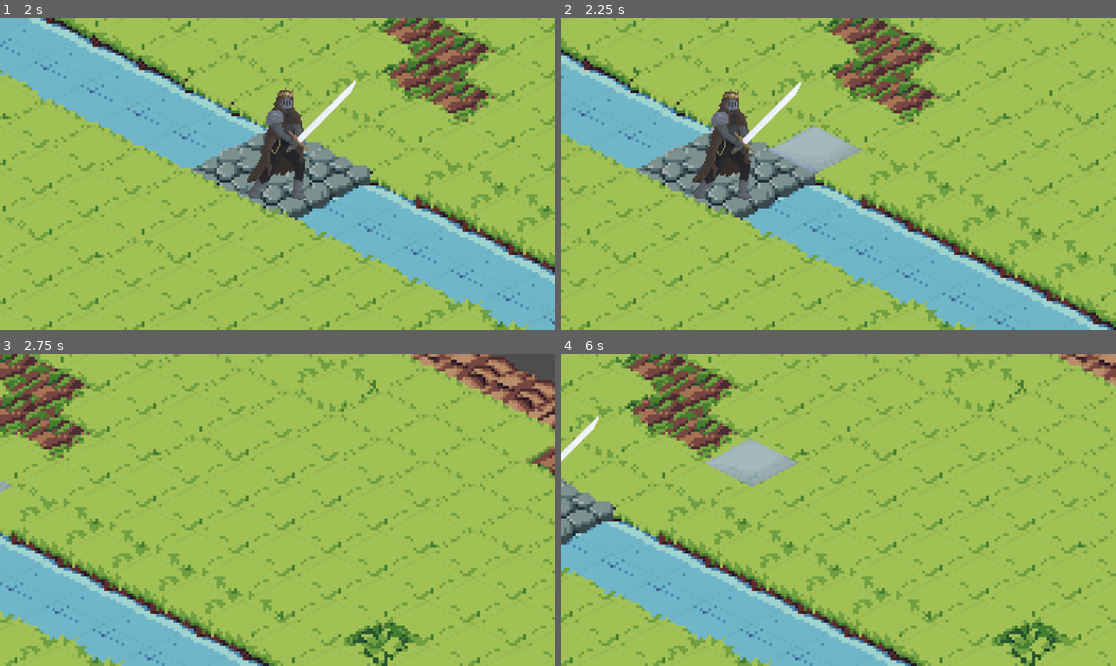
Above: before the commit, frames 1-4 (two rows, left to right).
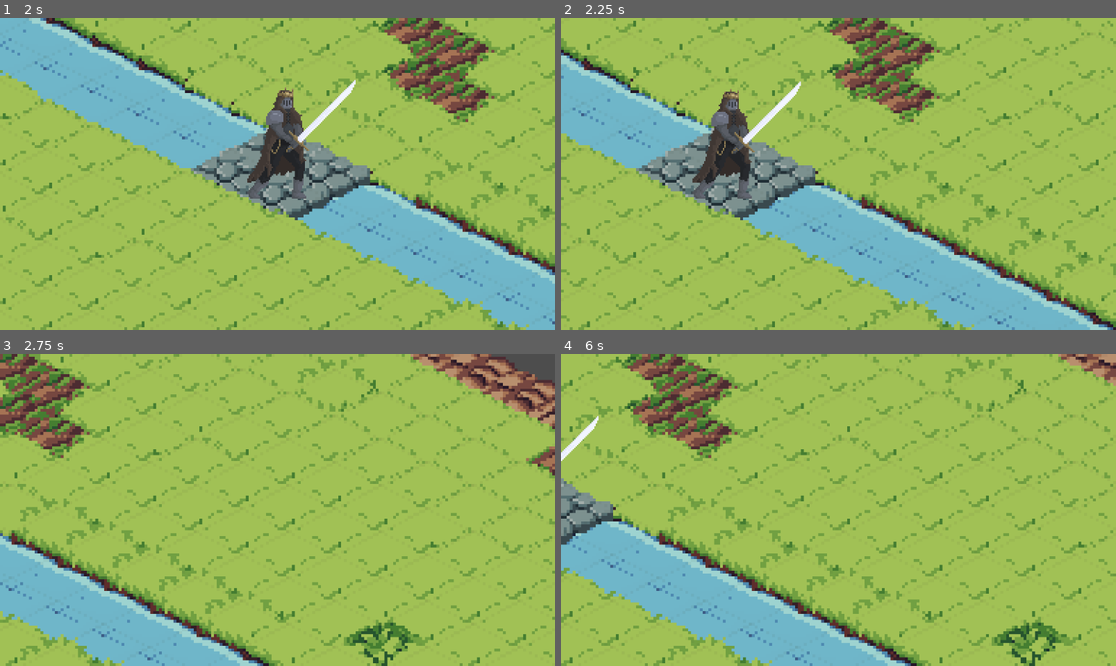
Above: after the commit, the same moments.

Repository: agh-cs-imbeciles/heralds-of-war
Game: Godot game, scene res://scenes/ui/menu/menu.tscn
The game is run twice, just before and just after one commit, with the same random seed, the same clock (stepped at 60 frames per second) and the same inputs.
Inputs (mouse positions are in pixels of both pictures, inside the frame that each line leads up to):
- Up to frame 1 (2 s): click "START GAME" at 0.5 s; click "Match 1" at 1.25 s
- Up to frame 2 (2.25 s): move the mouse to (960, 158) at 2.02 s; hold Right from 2.03 s (still down); click (960, 158) at 2.17 s
- Up to frame 3 (2.75 s): keep holding Right
- Up to frame 4 (6 s): move the mouse to (727, 525) at 2.77 s; release Right at 2.78 s; hold Down 2.78-3.53 s; click (727, 525) at 2.92 s; move the mouse to (894, 441) at 3.52 s; hold Right 3.53-4.28 s; click (894, 441) at 3.67 s; move the mouse to (810, 572) at 4.27 s; hold Up 4.28-5.03 s; click (810, 572) at 4.42 s; move the mouse to (1005, 556) at 5.02 s; hold Left from 5.03 s (still down); click (1005, 556) at 5.17 s; move the mouse to (672, 463) at 5.77 s; click (672, 463) at 5.92 s

Frame 1 is identical in both runs. In frame 2, 1.3% of the frame differs, in the area x 37-55%, y 34-51%; in frame 3, less than 0.1%; in frame 4, 1.3%, in the area x 26-43%, y 26-43%.

Commit message:
Refactor: Introduce signals

Diff:
--- a/src/board/board.gd
+++ b/src/board/board.gd
@@ -6,12 +6,17 @@
 var swordsman: Unit
 var path_finder: AStar2D = AStar2D.new()
 
+@onready var input_manager: BoardInputManager = $"BoardInputManager"
+
 var swordsman_scene: PackedScene = preload("res://scenes/units/swordsman.tscn")
 
 
 func _ready() -> void:
 	load_board_cost()
 	init_path_finder()
+
+	input_manager.unit_unfocused.connect(__on_unit_unfocused)
+
 	instantiate_swordsman()
 
 
@@ -62,6 +67,11 @@
 	return swordsman
 
 
+func __on_unit_unfocused(cell_position: Vector2i, cancelled: bool) -> void:
+	if not cancelled and swordsman.can_move(cell_position):
+		swordsman.move(cell_position)
+
+
 func get_cell_cost(map_index: Vector2i) -> int:
 	var atlas_coords = get_cell_atlas_coords(map_index)
 	var coord_key = "%s,%s" % [atlas_coords.x, atlas_coords.y]
@@ -74,8 +84,3 @@
 		var max_axis_value_power_10 = 10**ceili(log(max_axis_value) / log(10))
 
 		return max_axis_value_power_10 * map_index.x + map_index.y
-
-
-func move_unit_if_legal(to: Vector2i) -> void:
-	if swordsman.can_move(to):
-		swordsman.move(to)
--- a/src/board/board_input_manager.gd
+++ b/src/board/board_input_manager.gd
@@ -1,64 +1,89 @@
 class_name BoardInputManager extends Node
 
+signal unit_focused(cell_position: Vector2i, moves: Array[Vector2i])
+signal unit_unfocused(cell_position: Vector2i, cancelled: bool)
+signal mouse_entered_cell(cell_position: Vector2i)
+signal mouse_left_board
+
 @onready var board: Board = $".."
-@onready var board_ui: BoardUi = $"../../Ui/BoardUi"
 
-var is_tile_focused: bool = false
+var is_unit_focused: bool = false
+var mouse_entered_cell_position: Vector2i = Vector2i(-1, -1)
 
 
 func _input(event: InputEvent) -> void:
 	if event is InputEventMouseMotion:
-		var mouse_map_position = __get_mouse_map_position()
-
-		if board.get_used_rect().has_point(mouse_map_position):
-			hover_cell(mouse_map_position)
-		else:
-			board_ui.hover_tile.hide()
-
+		__handle_mouse_motion()
 	if event is InputEventMouseButton and event.is_pressed():
-		var mouse_map_position = __get_mouse_map_position()
-
-		if event.button_index == MOUSE_BUTTON_LEFT:
-			if mouse_map_position == board.swordsman.map_position:
-				if not is_tile_focused:
-					on_focus_cell(mouse_map_position)
-			else:
-				if is_tile_focused:
-					on_unfocus_cell(mouse_map_position, true)
-		elif event.button_index == MOUSE_BUTTON_RIGHT:
-			if is_tile_focused:
-				on_unfocus_cell(mouse_map_position, false)
+		__handle_mouse_button_pressed(event)
 
 
 func __get_mouse_map_position() -> Vector2i:
-	var mouse_position = board.get_global_mouse_position()
-	var map_position = board.local_to_map(mouse_position)
+	var mouse_position := board.get_global_mouse_position()
+	var map_position := board.local_to_map(mouse_position)
 	return map_position
 
 
-func on_focus_cell(map_index: Vector2i) -> void:
-	focus_cell(map_index)
-	var moves = board.swordsman.get_legal_moves(map_index)
-	board_ui.render_movable_cells(moves)
+func __handle_mouse_motion() -> void:
+	var mouse_map_position := __get_mouse_map_position()
+
+	if board.get_used_rect().has_point(mouse_map_position):
+		if mouse_map_position != mouse_entered_cell_position:
+			return
+		__on_mouse_entered_cell(mouse_map_position)
+	else:
+		__on_mouse_left_board()
 
 
-func focus_cell(map_index: Vector2i) -> void:
-	board_ui.focus_cell(map_index)
-	is_tile_focused = true
+func __on_mouse_entered_cell(mouse_map_position: Vector2i) -> void:
+	mouse_entered_cell_position = mouse_map_position
+	mouse_entered_cell.emit(mouse_entered_cell_position)
 
 
-func on_unfocus_cell(map_index: Vector2i, move: bool = false) -> void:
-	if move:
-		board.move_unit_if_legal(map_index)
-
-	board_ui.unrender_movable_tiles()
-	unfocus_cell()
+func __on_mouse_left_board() -> void:
+	mouse_entered_cell_position = Vector2i(-1, -1)
+	mouse_left_board.emit()
 
 
-func unfocus_cell() -> void:
-	board_ui.unfocus_cell()
-	is_tile_focused = false
+func __handle_mouse_button_pressed(event: InputEvent) -> void:
+	var mouse_map_position = __get_mouse_map_position()
+
+	if event.button_index == MOUSE_BUTTON_LEFT:
+		__on_left_mouse_button_pressed(mouse_map_position)
+	elif event.button_index == MOUSE_BUTTON_RIGHT:
+		__on_right_mouse_button_pressed(mouse_map_position)
 
 
-func hover_cell(map_index: Vector2i) -> void:
-	board_ui.hover_cell(map_index)
+func __on_unit_focused(mouse_map_position: Vector2i) -> void:
+	is_unit_focused = true
+	var moves := board.swordsman.get_legal_moves(mouse_map_position)
+	unit_focused.emit(board.swordsman.map_position, moves)
+
+
+func __on_unit_unfocused(mouse_map_position: Vector2i, cancelled: bool) -> void:
+	is_unit_focused = false
+	unit_unfocused.emit(mouse_map_position, cancelled)
+
+
+func __on_left_mouse_button_pressed(mouse_map_position: Vector2i) -> void:
+	var is_unit_cell_pressed \
+		:= mouse_map_position == board.swordsman.map_position
+	var has_unit_been_focused := is_unit_cell_pressed and not is_unit_focused
+
+	if has_unit_been_focused:
+		__on_unit_focused(mouse_map_position)
+		return
+	if not is_unit_focused:
+		return
+
+	var cancelled: bool
+	if is_unit_cell_pressed:
+		cancelled = true
+	else:
+		cancelled = false
+	__on_unit_unfocused(mouse_map_position, cancelled)
+
+
+func __on_right_mouse_button_pressed(mouse_map_position: Vector2i) -> void:
+	var cancelled := true
+	__on_unit_unfocused(mouse_map_position, cancelled)
--- a/src/ui/board/board_ui.gd
+++ b/src/ui/board/board_ui.gd
@@ -8,14 +8,44 @@
 	"res://scenes/board/highlight-tile.tscn"
 )
 
-var hover_tile: Sprite2D
-var focus_tile: Sprite2D
-var movable_tiles: Array[Sprite2D] = []
+var __hover_tile: Sprite2D
+var __focus_tile: Sprite2D
+var __movable_tiles: Array[Sprite2D] = []
 
 
 func _ready() -> void:
+	board.ready.connect(__on_board_ready)
+
 	__instantiate_highlight_tile(HighlightTile.HOVER)
 	__instantiate_highlight_tile(HighlightTile.FOCUS)
+
+
+func __on_board_ready() -> void:
+	board.input_manager.unit_focused.connect(__on_unit_focused)
+	board.input_manager.unit_unfocused.connect(__on_unit_unfocused)
+	board.input_manager.mouse_entered_cell.connect(__on_mouse_entered_cell)
+	board.input_manager.mouse_left_board.connect(__on_mouse_left_board)
+
+
+func __on_mouse_entered_cell(cell_position: Vector2i) -> void:
+	render_hover(board.map_to_local(cell_position))
+
+
+func __on_mouse_left_board() -> void:
+	unrender_hover()
+
+
+func __on_unit_focused(cell_position: Vector2i, moves: Array[Vector2i]) -> void:
+	render_focus(board.map_to_local(cell_position))
+
+	var moves_local: Array[Vector2]
+	moves_local.assign(moves.map(board.map_to_local))
+	render_movable_cells(moves_local)
+
+
+func __on_unit_unfocused(_cell_position: Vector2i, _cancelled: bool) -> void:
+	unrender_focus()
+	unrender_movable_cells()
 
 
 func __instantiate_highlight_tile(tile_type: HighlightTile) -> Sprite2D:
@@ -26,17 +56,17 @@
 			tile.name = "BoardHoverTile"
 			tile.modulate = Color("#aabfe6", 0.784)
 			tile.z_index = 64
-			hover_tile = tile
+			__hover_tile = tile
 		HighlightTile.FOCUS:
 			tile.name = "BoardFocusTile"
 			tile.modulate = Color("#2ed9e6", 0.784)
 			tile.z_index = 66
-			focus_tile = tile
+			__focus_tile = tile
 		HighlightTile.MOVABLE:
-			tile.name = "BoardMovableTile%s" % movable_tiles.size()
+			tile.name = "BoardMovableTile%s" % __movable_tiles.size()
 			tile.modulate = Color("#6dd4d6", 0.584)
 			tile.z_index = 65
-			movable_tiles.append(tile)
+			__movable_tiles.append(tile)
 
 	if tile_type != HighlightTile.MOVABLE:
 		tile.hide()
@@ -46,29 +76,33 @@
 	return tile
 
 
-func focus_cell(map_index: Vector2i) -> void:
-	focus_tile.position = board.map_to_local(map_index)
-	focus_tile.show()
+func render_hover(hover_position: Vector2) -> void:
+	if __hover_tile.hidden:
+		__hover_tile.show()
+	__hover_tile.position = hover_position
 
 
-func unfocus_cell() -> void:
-	focus_tile.hide()
+func unrender_hover() -> void:
+	__hover_tile.hide()
 
 
-func hover_cell(map_index: Vector2i) -> void:
-	if hover_tile.hidden:
-		hover_tile.show()
-	hover_tile.position = board.map_to_local(map_index)
+func render_focus(focus_position: Vector2) -> void:
+	__focus_tile.position = focus_position
+	__focus_tile.show()
 
 
-func render_movable_cells(legal_moves: Array[Vector2i]) -> void:
-	for cell in legal_moves:
-		var tile = __instantiate_highlight_tile(HighlightTile.MOVABLE)
-		tile.position = board.map_to_local(cell)
+func unrender_focus() -> void:
+	__focus_tile.hide()
 
 
-func unrender_movable_tiles() -> void:
-	for cell in movable_tiles:
+func render_movable_cells(moves: Array[Vector2]) -> void:
+	for cell in moves:
+		var tile = __instantiate_highlight_tile(HighlightTile.MOVABLE)
+		tile.position = cell
+
+
+func unrender_movable_cells() -> void:
+	for cell in __movable_tiles:
 		remove_child(cell)
 
-	movable_tiles.clear()
+	__movable_tiles.clear()
